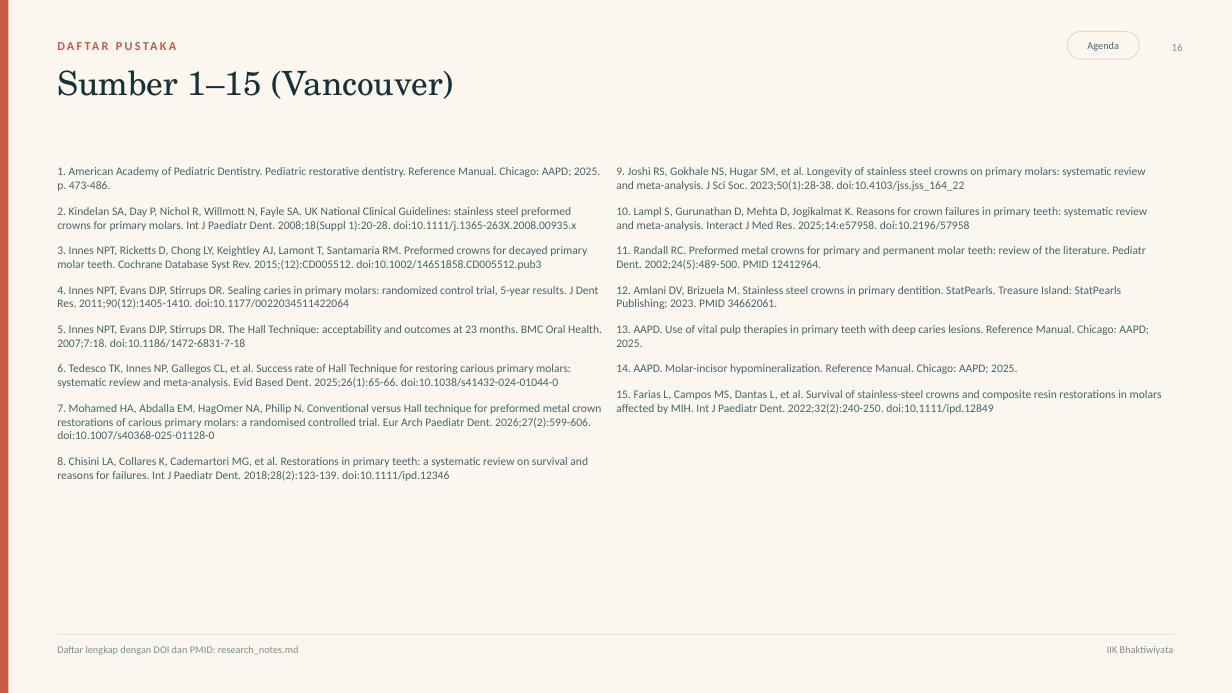
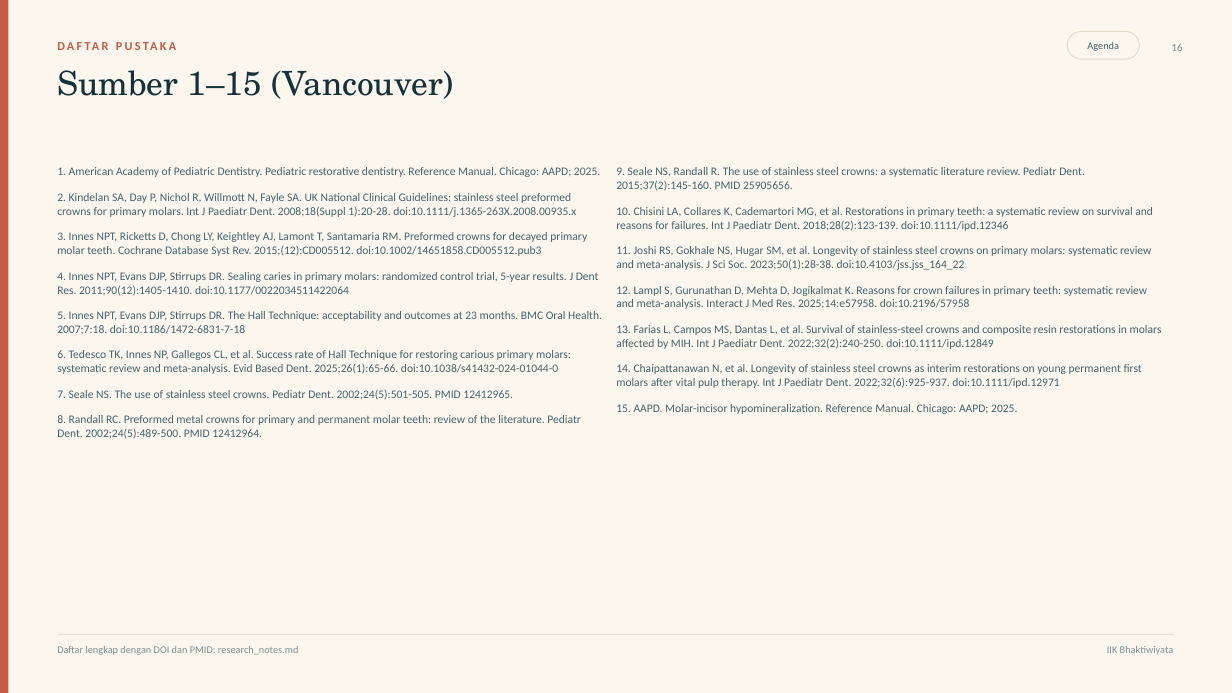
Before and after one commit to maskchanel14-source/agents, a slide deck: slide 16 of deliverables/ssc-pedodonsia/ssc-pedodonsia.pptx. Drawn at 1232x693 pixels with LibreOffice and Linux fonts; fonts in the diff are those of the drawing. Boxes give left, top, right and bottom in pixels: in the first picture for what was removed or moved away, otherwise in the second. Text is boxed around its words. In the diff, an @@ line names an element or a change of style, - is before the commit and + after.

Commit message:
Fix SSC deck layout, align bibliography numbering, and tighten clinical wording

```diff
--- a/deliverables/ssc-pedodonsia/ssc-pedodonsia.pptx
+++ b/deliverables/ssc-pedodonsia/ssc-pedodonsia.pptx
@@ text at [57, 167, 600, 177]: text changed @@
-1. American Academy of Pediatric Dentistry. Pediatric restorative dentistry. Reference Manual. Chicago: AAPD; 2025. p. 473-486.
+1. American Academy of Pediatric Dentistry. Pediatric restorative dentistry. Reference Manual. Chicago: AAPD; 2025.
@@ text at [616, 167, 1162, 414]: text changed @@
-9. Joshi RS, Gokhale NS, Hugar SM, et al. Longevity of stainless steel crowns on primary molars: systematic review and meta-analysis. J Sci Soc. 2023;50(1):28-38. doi:10.4103/jss.jss_164_22
-10. Lampl S, Gurunathan D, Mehta D, Jogikalmat K. Reasons for crown failures in primary teeth: systematic review and meta-analysis. Interact J Med Res. 2025;14:e57958. doi:10.2196/57958
-11. Randall RC. Preformed metal crowns for primary and permanent molar teeth: review of the literature. Pediatr Dent. 2002;24(5):489-500. PMID 12412964.
-12. Amlani DV, Brizuela M. Stainless steel crowns in primary dentition. StatPearls. Treasure Island: StatPearls Publishing; 2023. PMID 34662061.
-13. AAPD. Use of vital pulp therapies in primary teeth with deep caries lesions. Reference Manual. Chicago: AAPD; 2025.
-14. AAPD. Molar-incisor hypomineralization. Reference Manual. Chicago: AAPD; 2025.
-15. Farias L, Campos MS, Dantas L, et al. Survival of stainless-steel crowns and composite resin restorations in molars affected by MIH. Int J Paediatr Dent. 2022;32(2):240-250. doi:10.1111/ipd.12849
+9. Seale NS, Randall R. The use of stainless steel crowns: a systematic literature review. Pediatr Dent. 2015;37(2):145-160. PMID 25905656.
+10. Chisini LA, Collares K, Cademartori MG, et al. Restorations in primary teeth: a systematic review on survival and reasons for failures. Int J Paediatr Dent. 2018;28(2):123-139. doi:10.1111/ipd.12346
+11. Joshi RS, Gokhale NS, Hugar SM, et al. Longevity of stainless steel crowns on primary molars: systematic review and meta-analysis. J Sci Soc. 2023;50(1):28-38. doi:10.4103/jss.jss_164_22
+12. Lampl S, Gurunathan D, Mehta D, Jogikalmat K. Reasons for crown failures in primary teeth: systematic review and meta-analysis. Interact J Med Res. 2025;14:e57958. doi:10.2196/57958
+13. Farias L, Campos MS, Dantas L, et al. Survival of stainless-steel crowns and composite resin restorations in molars affected by MIH. Int J Paediatr Dent. 2022;32(2):240-250. doi:10.1111/ipd.12849
+14. Chaipattanawan N, et al. Longevity of stainless steel crowns as interim restorations on young permanent first molars after vital pulp therapy. Int J Paediatr Dent. 2022;32(6):925-937. doi:10.1111/ipd.12971
+15. AAPD. Molar-incisor hypomineralization. Reference Manual. Chicago: AAPD; 2025.
@@ text at [57, 390, 581, 438]: text changed @@
-7. Mohamed HA, Abdalla EM, HagOmer NA, Philip N. Conventional versus Hall technique for preformed metal crown restorations of carious primary molars: a randomised controlled trial. Eur Arch Paediatr Dent. 2026;27(2):599-606. doi:10.1007/s40368-025-01128-0
-8. Chisini LA, Collares K, Cademartori MG, et al. Restorations in primary teeth: a systematic review on survival and reasons for failures. Int J Paediatr Dent. 2018;28(2):123-139. doi:10.1111/ipd.12346
+7. Seale NS. The use of stainless steel crowns. Pediatr Dent. 2002;24(5):501-505. PMID 12412965.
+8. Randall RC. Preformed metal crowns for primary and permanent molar teeth: review of the literature. Pediatr Dent. 2002;24(5):489-500. PMID 12412964.
```
Also in this commit, not shown: 16 other slides changed, 8 other files.
